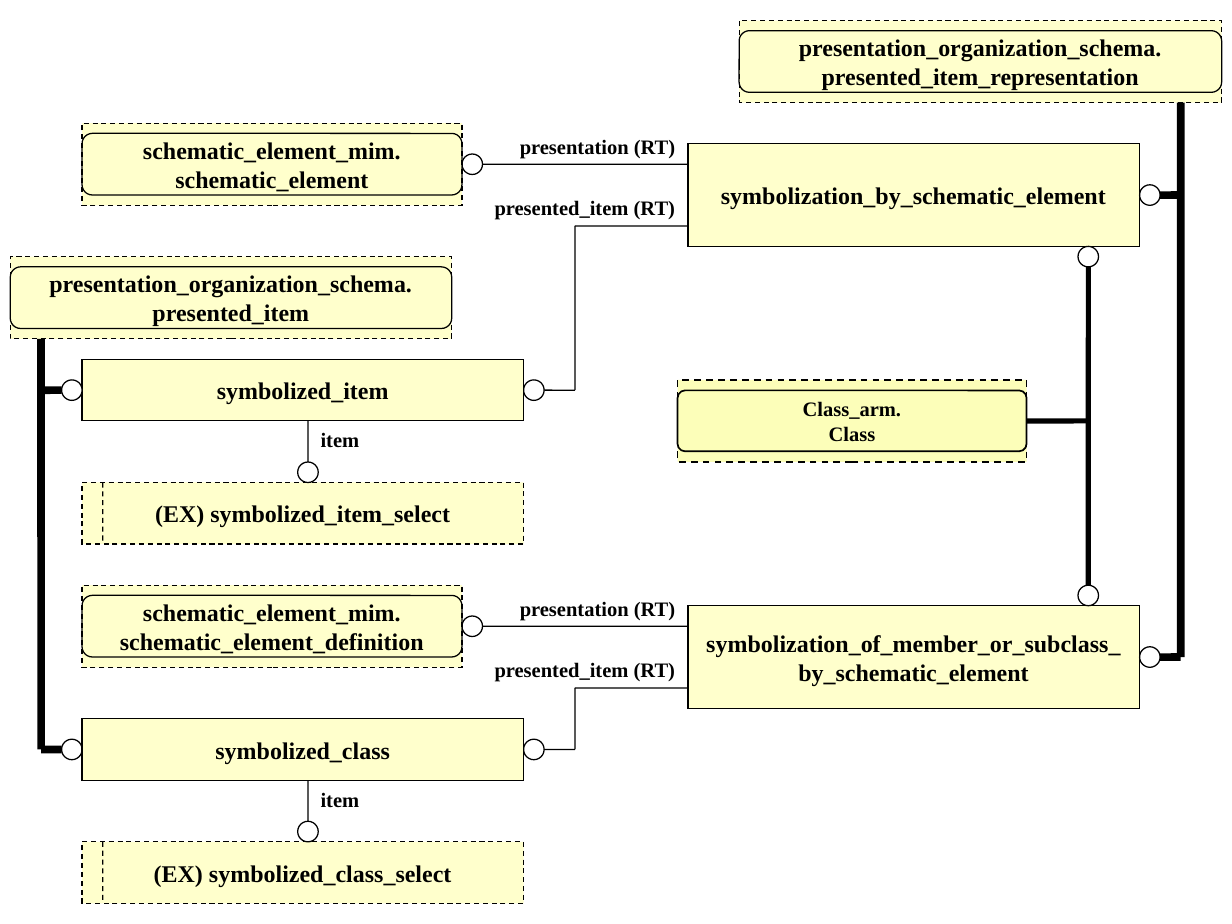
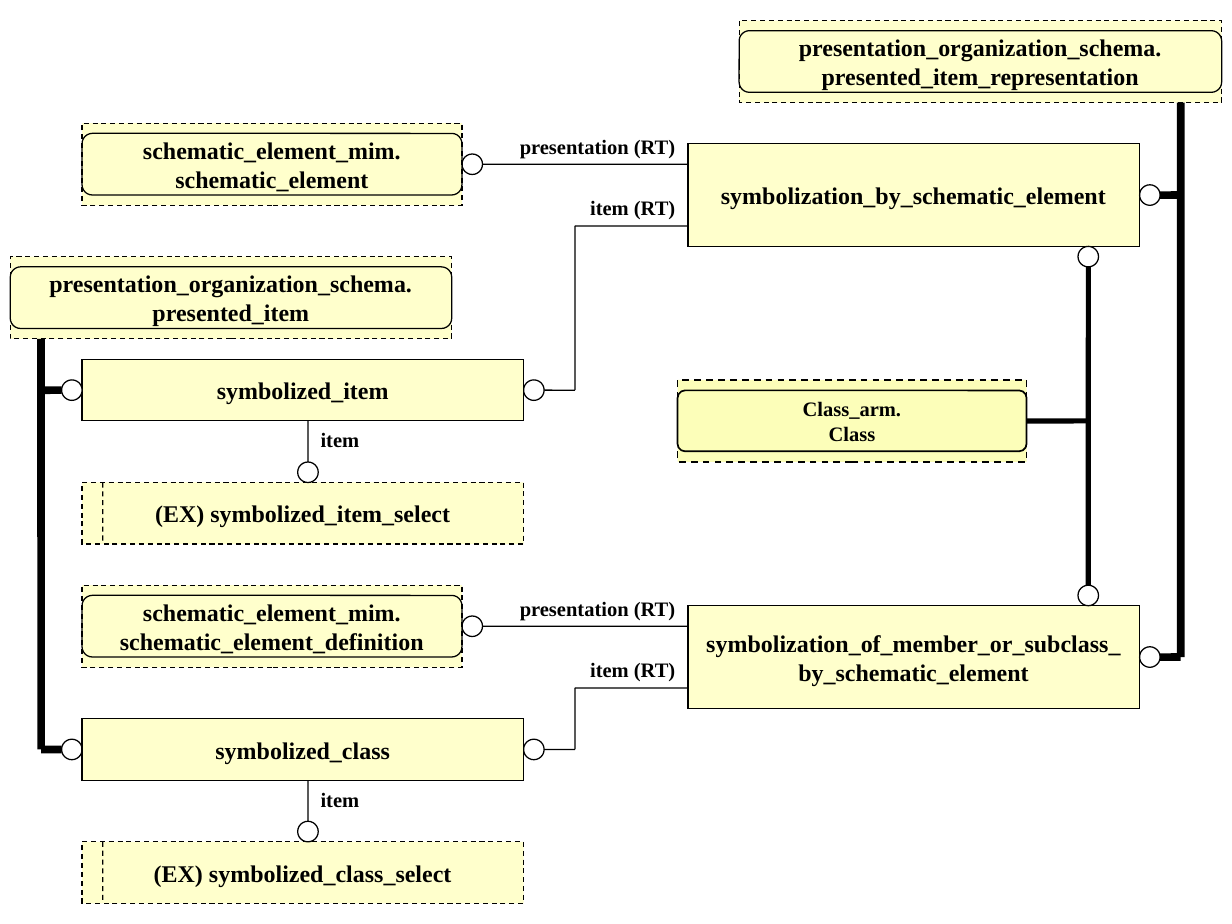
Before and after one commit to starseeker/stepmod_mirror, a slide deck: slide 4 of data/modules/symbolization_by_schematic_element/symbolization_by_schematic_element.ppt. Drawn at 1232x924 pixels with LibreOffice and Linux fonts; fonts in the diff are those of the drawing. Boxes give left, top, right and bottom in pixels: in the first picture for what was removed or moved away, otherwise in the second. Text is boxed around its words. In the diff, an @@ line names an element or a change of style, - is before the commit and + after.

```diff
--- a/data/modules/symbolization_by_schematic_element/symbolization_by_schematic_element.ppt
+++ b/data/modules/symbolization_by_schematic_element/symbolization_by_schematic_element.ppt
@@ text at <box>590,201,675,219</box>: text changed @@
-presented_item (RT)
+item (RT)
@@ text at <box>590,663,675,681</box>: text changed @@
-presented_item (RT)
+item (RT)
```
Also in this commit, not shown: 6 other files.
